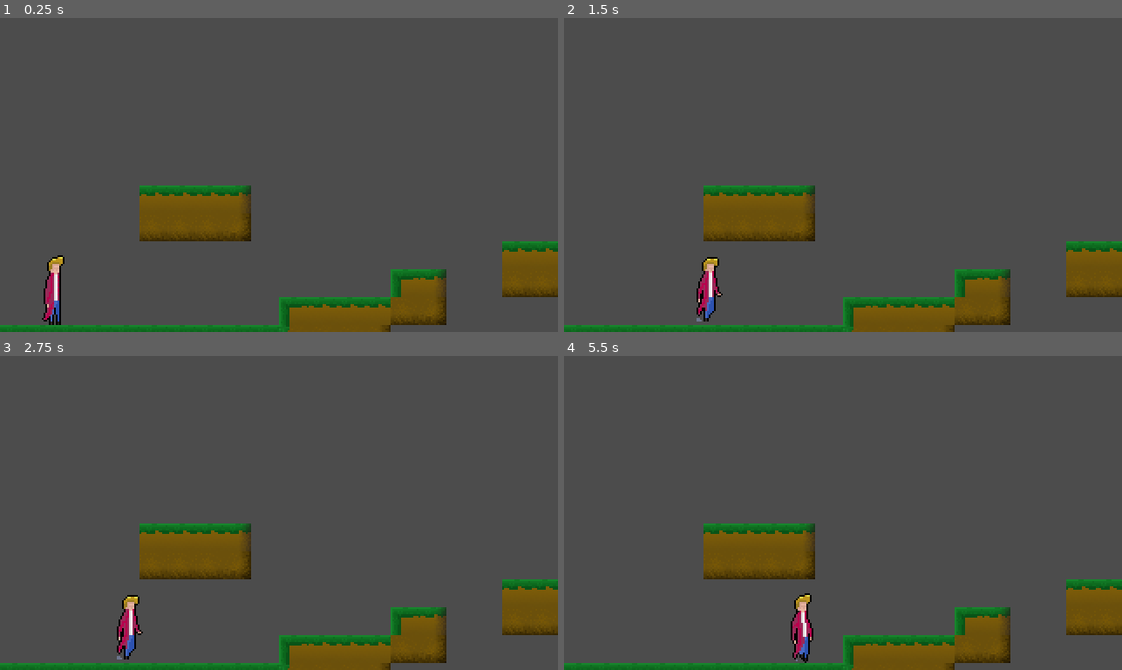
Above: before the commit, frames 1-4 (two rows, left to right).
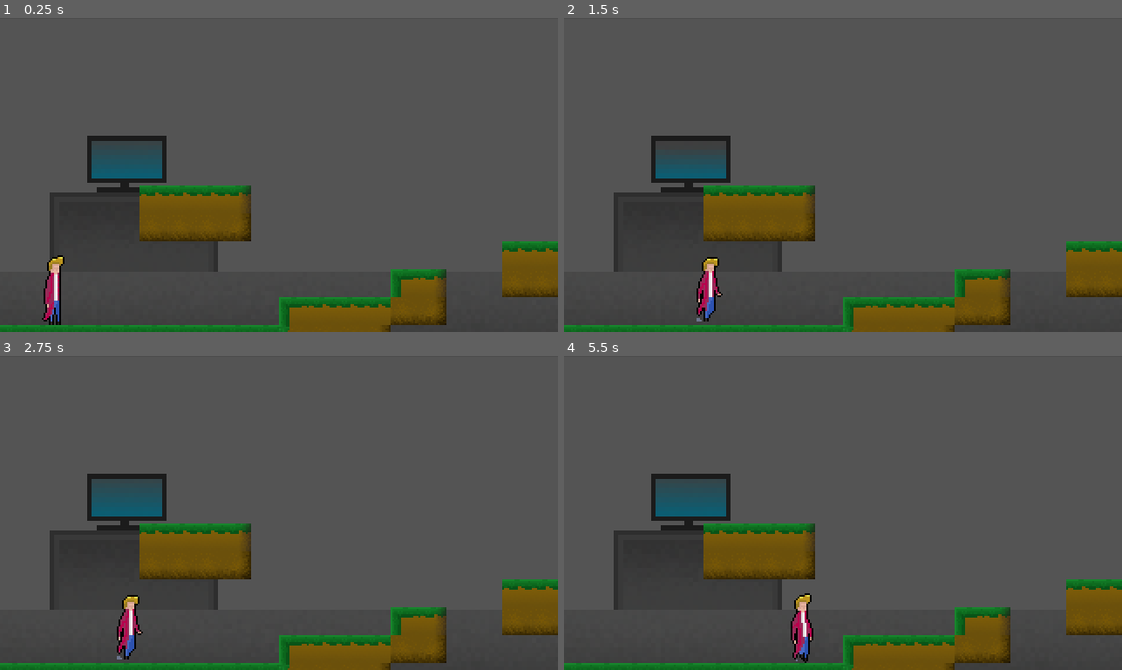
Above: after the commit, the same moments.

Repository: Plannec/project-aimo
Game: Godot game, scene res://StageOne.tscn
Two runs of this game, one before a commit and one after it. Both use one fixed random seed, a clock stepped at 60 frames per second and the inputs below.
Inputs:
- Up to frame 1 (0.25 s): no input
- Up to frame 2 (1.5 s): hold D (ui_right) from 0.53 s (still down); tap W (ui_up) at 0.77 s
- Up to frame 3 (2.75 s): tap W (ui_up) at 1.52 s; release D (ui_right) at 2.03 s; hold A (ui_left) from 2.03 s (still down)
- Up to frame 4 (5.5 s): release A (ui_left) at 2.78 s; hold D (ui_right) 2.78-4.28 s; tap W (ui_up) at 3.02, 3.77, 4.52 s; hold A (ui_left) 4.28-5.03 s; hold D (ui_right) from 5.03 s (still down)

The runs differ from the first frame. In frame 1, 3.1% of the frame differs, in the area x 8-40%, y 37-81%; in frame 2, 2.7%; in frame 3, 3.3%; in frame 4, 3.3%.

Commit message:
Added unfinished background

Diff:
--- a/StageOne.tscn
+++ b/StageOne.tscn
@@ -1,7 +1,18 @@
-[gd_scene load_steps=3 format=2]
+[gd_scene load_steps=7 format=2]
 
 [ext_resource path="res://Player.tscn" type="PackedScene" id=1]
 [ext_resource path="res://ground tileset.tres" type="TileSet" id=2]
+[ext_resource path="res://sprites/Backgrounds/Aimos Room.png" type="Texture" id=3]
+[ext_resource path="res://sprites/Backgrounds/Aimos Room_02.png" type="Texture" id=4]
+[ext_resource path="res://sprites/Backgrounds/Aimos Room_03.png" type="Texture" id=5]
+
+[sub_resource type="SpriteFrames" id=1]
+animations = [ {
+"frames": [ ExtResource( 3 ), ExtResource( 4 ), ExtResource( 5 ) ],
+"loop": true,
+"name": "default",
+"speed": 1.0
+} ]
 
 [node name="StageOne" type="Node2D"]
 
@@ -13,3 +24,12 @@
 cell_size = Vector2( 16, 16 )
 format = 1
 tile_data = PoolIntArray( 393221, 0, 0, 393222, 0, 0, 393223, 0, 0, 393224, 1, 0, 458757, -1610612734, 0, 458758, -1610 …(1737 unchanged characters)…
+
+[node name="ParallaxBackground" type="ParallaxBackground" parent="."]
+
+[node name="AnimatedSprite" type="AnimatedSprite" parent="ParallaxBackground"]
+position = Vector2( 160.197, 108.028 )
+scale = Vector2( 2.6832, 2.6832 )
+frames = SubResource( 1 )
+frame = 1
+playing = true
Binary file added: sprites/Backgrounds/Aimos Room.png
Not shown, added: sprites/Backgrounds/Aimos Room.png.import
Binary file added: sprites/Backgrounds/Aimos Room_02.png
Not shown, added: sprites/Backgrounds/Aimos Room_02.png.import
Binary file added: sprites/Backgrounds/Aimos Room_03.png
Not shown, added: sprites/Backgrounds/Aimos Room_03.png.import
Not shown, added: sprites/Backgrounds/02_Aimos Room.xcf
Not shown, added: sprites/Backgrounds/03_Aimos Room.xcf
Not shown, added: sprites/Backgrounds/Aimos Room.xcf
